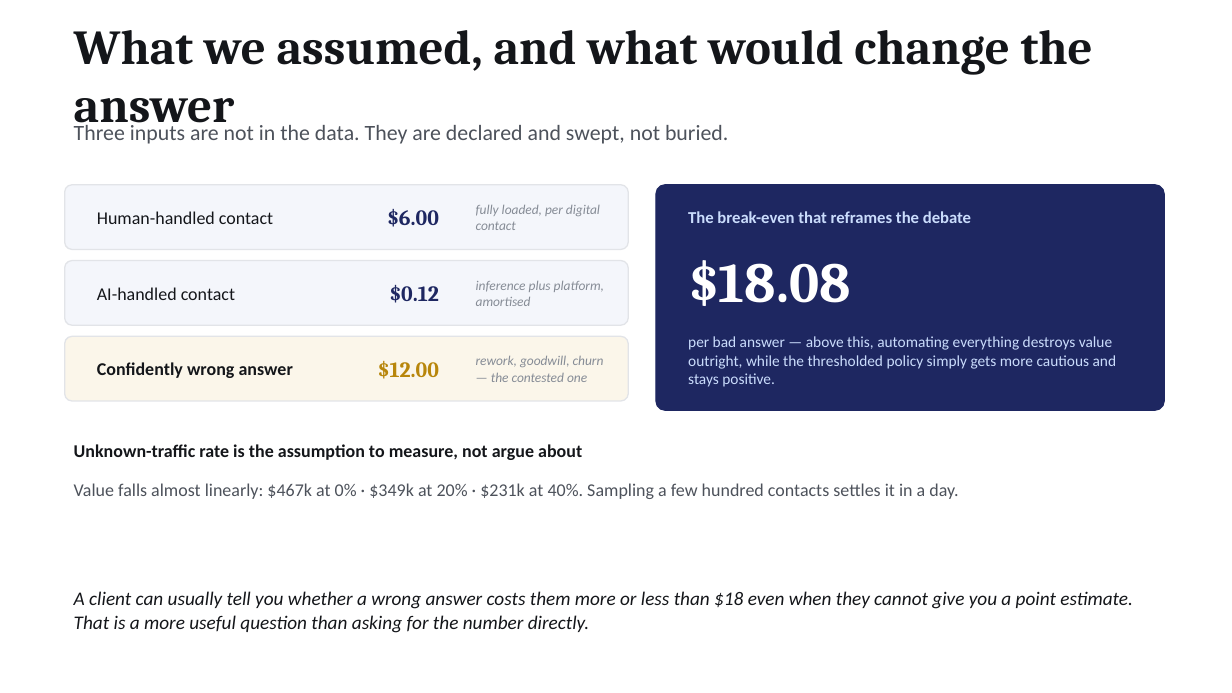
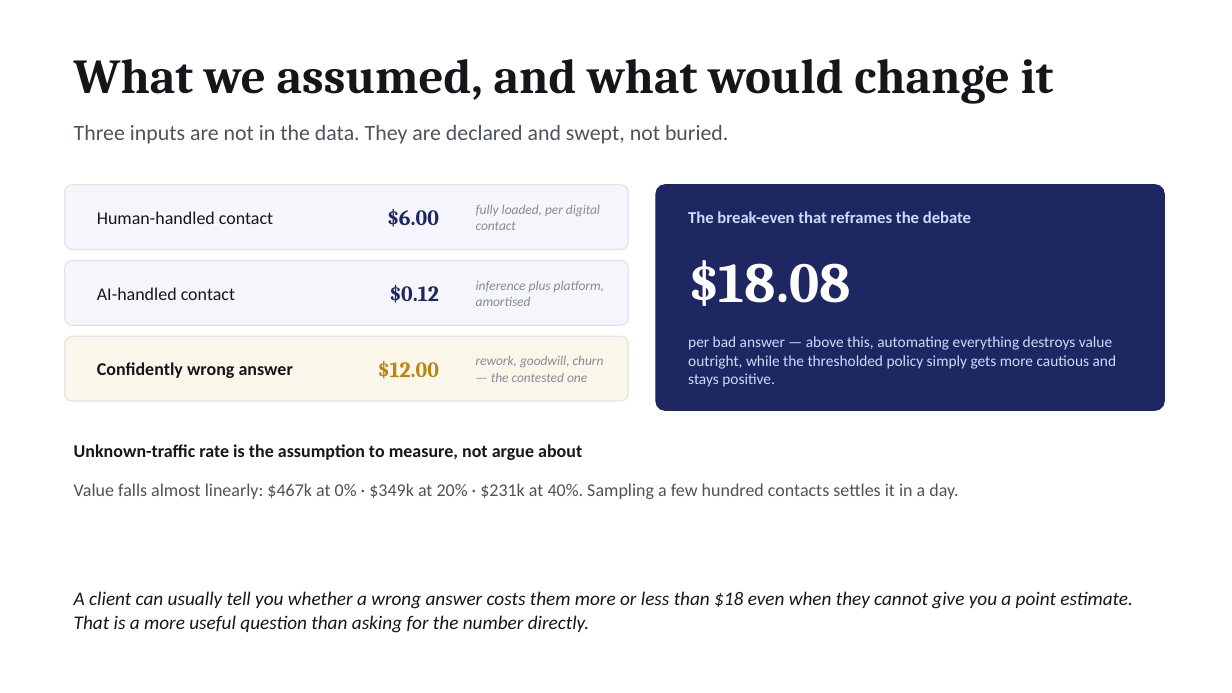
Before and after one commit to paytonnguyen-creator/ecommerce-customer-retention-analysis, a slide deck: slide 6 of ai-support-automation/docs/ai-support-automation-executive-deck.pptx. Drawn at 1232x693 pixels with LibreOffice and Linux fonts; fonts in the diff are those of the drawing. Boxes give left, top, right and bottom in pixels: in the first picture for what was removed or moved away, otherwise in the second. Text is boxed around its words. In the diff, an @@ line names an element or a change of style, - is before the commit and + after.

```diff
--- a/ai-support-automation/docs/ai-support-automation-executive-deck.pptx
+++ b/ai-support-automation/docs/ai-support-automation-executive-deck.pptx
@@ text at box(74, 59, 1054, 103): text changed @@
-What we assumed, and what would change the answer
+What we assumed, and what would change it
```
Also in this commit, not shown: 2 other slides changed, 10 other files.
